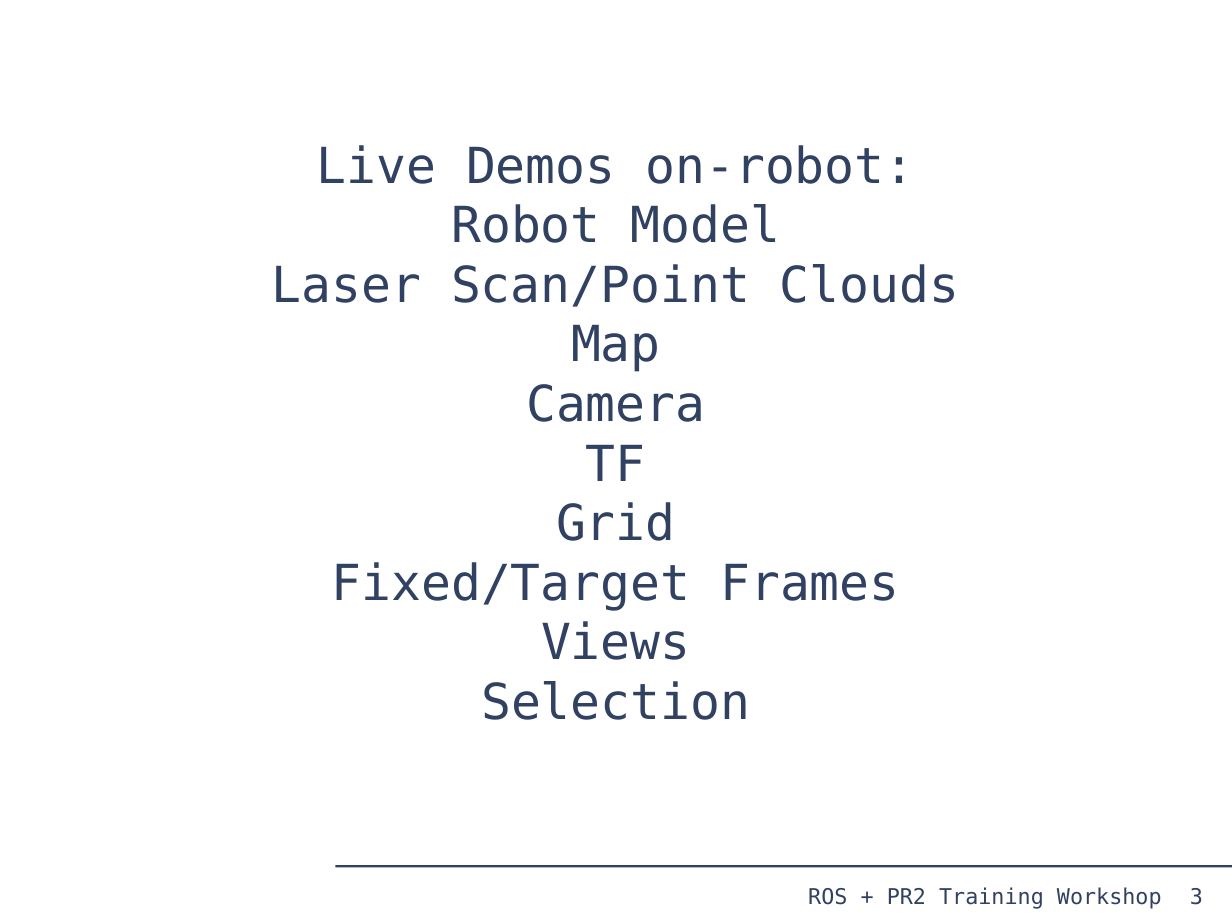
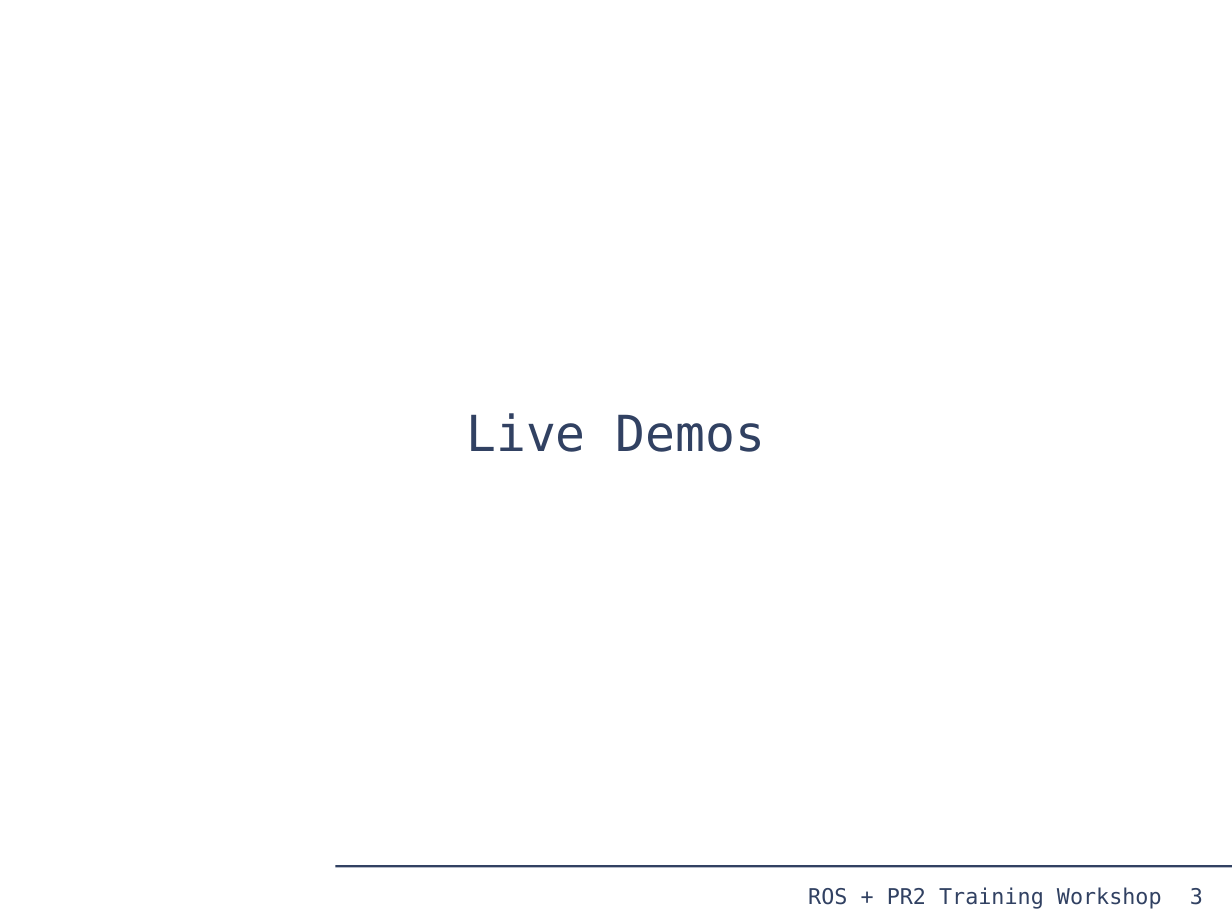
Before and after one commit to PR2/pr2_docs, a slide deck: slide 3 of pr2_training_workshop/rviz/rviz.odp. Drawn at 1232x924 pixels with LibreOffice and Linux fonts; fonts in the diff are those of the drawing. Boxes give left, top, right and bottom in pixels: in the first picture for what was removed or moved away, otherwise in the second. Text is boxed around its words. In the diff, an @@ line names an element or a change of style, - is before the commit and + after.

Commit message:
updated slides

```diff
--- a/pr2_training_workshop/rviz/rviz.odp
+++ b/pr2_training_workshop/rviz/rviz.odp
@@ subtitle at [466, 413, 766, 452]: text changed @@
-Live Demos on-robot:
-Robot Model
-Laser Scan/Point Clouds
-Map
-Camera
-TF
-Grid
-Fixed/Target Frames
-Views
-Selection
+Live Demos
```
Also in this commit, not shown: 3 slides removed.
